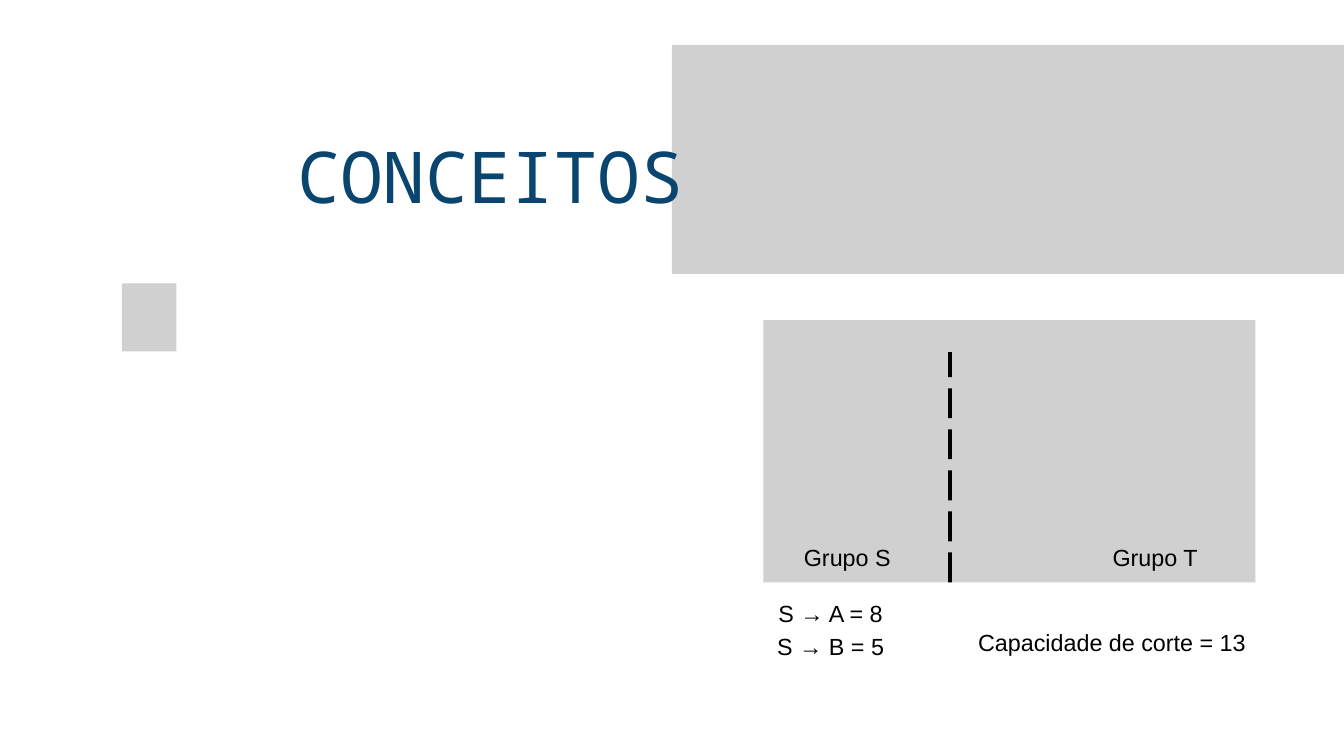
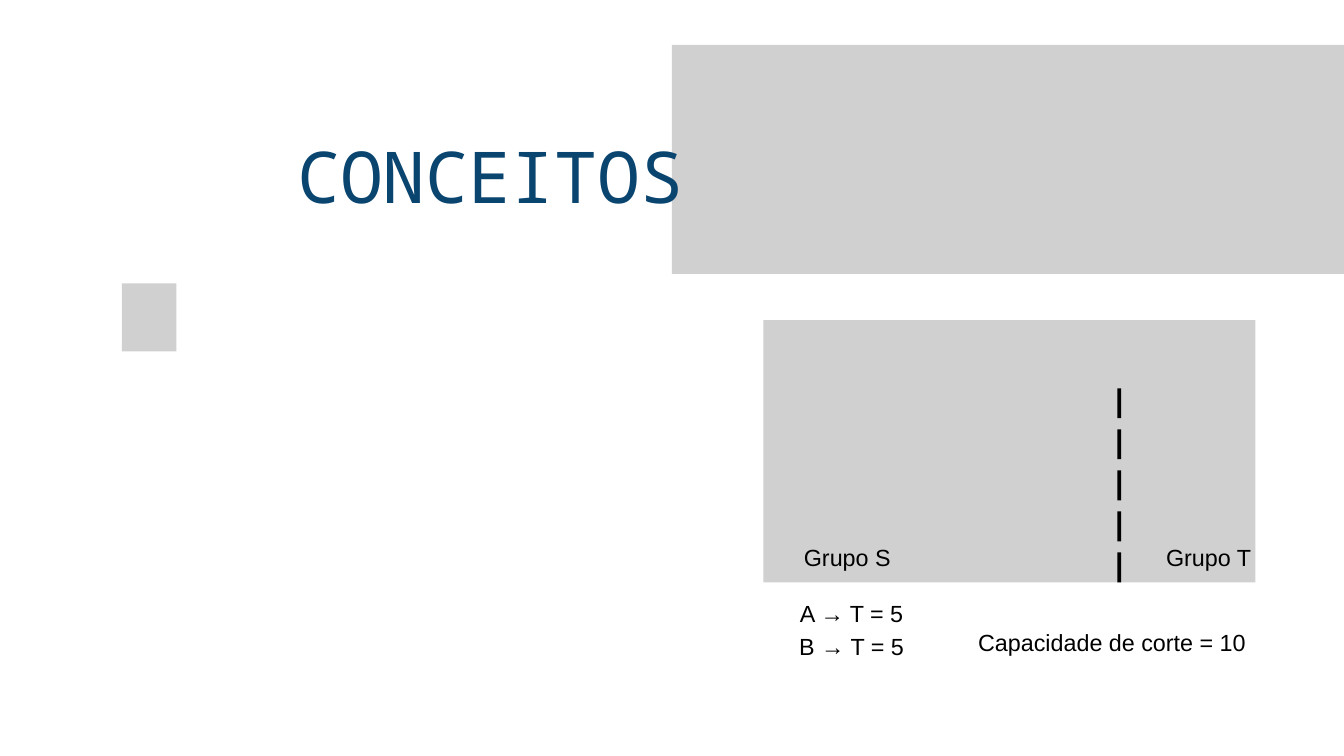
Before and after one commit to jair-ferreira-rodrigues-neto/seminario-grafos, a slide deck: slide 9 of docs/slides/Slides.pptx. Drawn at 1344x756 pixels with LibreOffice and Linux fonts; fonts in the diff are those of the drawing; grey boxes stand for pictures; background and template pictures are left out. Boxes give left, top, right and bottom in pixels: in the first picture for what was removed or moved away, otherwise in the second. Text is boxed around its words. In the diff, an @@ line names an element or a change of style, - is before the commit and + after.

Commit message:
docs: corrigir titulos, digitacao e corte minimo dos slides
- ajustar o tamanho dos titulos que vazavam da faixa (slides 11 a 22)
- corrigir "DISTRIBUICAO" e "Teoria dos Grafos" na capa
- mostrar o corte minimo real (A->T + B->T = 10) no slide 9
- trocar "Interacoes" por "Iteracoes" e "1o Rota" por "1a Rota"
- evitar que "OBRIGADO!" fique atras da imagem no slide final

```diff
--- a/docs/slides/Slides.pptx
+++ b/docs/slides/Slides.pptx
@@ line moved from (950, 583) - (950, 352) to (1120, 583) - (1120, 380) @@
@@ text "Grupo T": place and size @@
-text "Grupo T" at (1113,549,1197,571)
+text "Grupo T" at (1166,549,1251,571)
@@ text at (799,606,904,656): text changed @@
-S → A = 8
-S → B = 5
+A → T = 5
+B → T = 5
@@ text at (978,634,1246,656): text changed @@
-Capacidade de corte = 13
+Capacidade de corte = 10
```
Also in this commit, not shown: 14 other slides changed.
